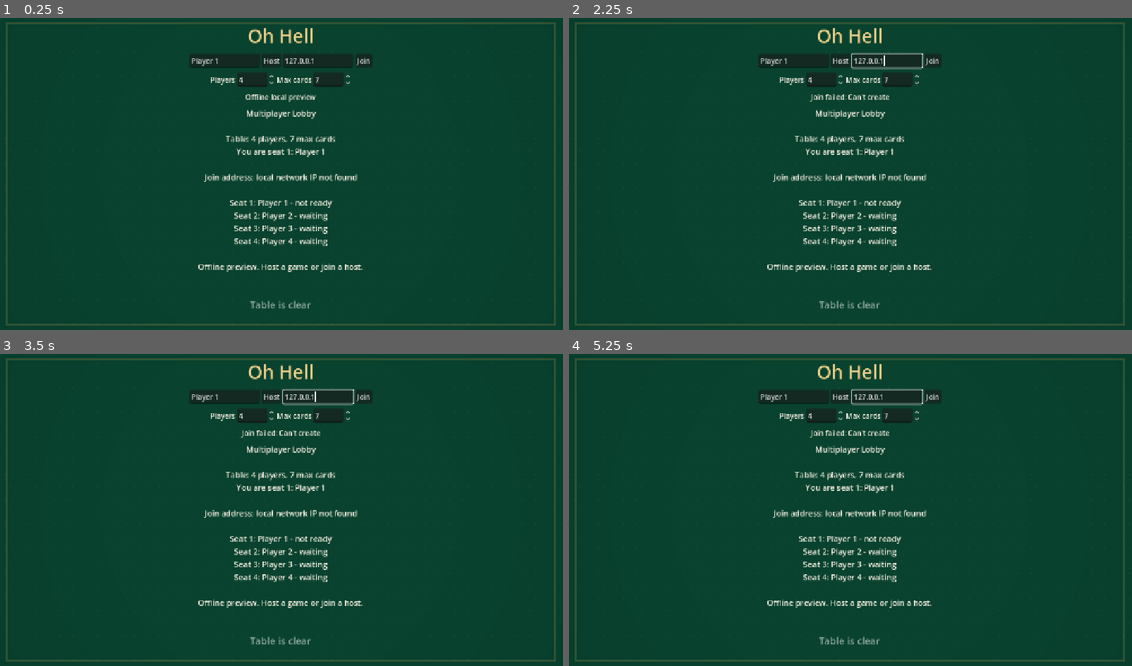
Above: before the commit, frames 1-4 (two rows, left to right).
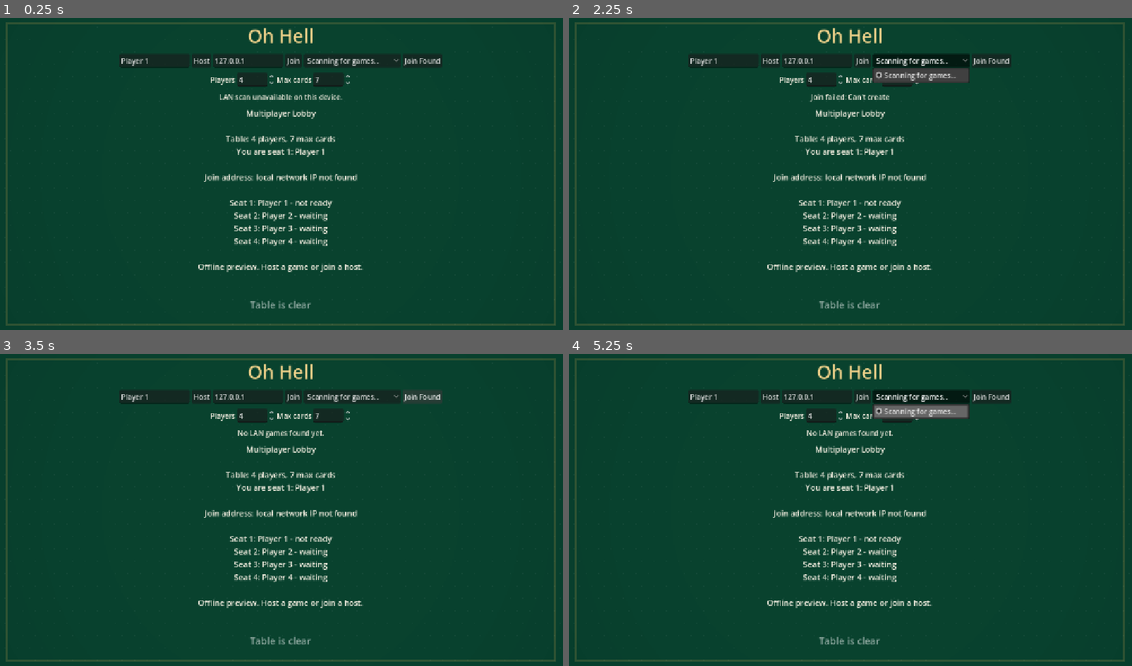
Above: after the commit, the same moments.

Repository: JordanOakFox/oh-hell-godot
Game: Godot game, scene res://scenes/main.tscn
Two runs of this game, one before a commit and one after it. Both use one fixed random seed, a clock stepped at 60 frames per second and the inputs below.
Inputs (mouse positions are in pixels of both pictures, inside the frame that each line leads up to):
- Up to frame 1 (0.25 s): no input
- Up to frame 2 (2.25 s): click "Host" at 0.5 s; click "Join" at 1.25 s; click (923, 61) at 2 s, where only the run after the commit has a clickable "Scanning for games..."
- Up to frame 3 (3.5 s): click (422, 397) at 2.75 s, where only the run after the commit has a clickable "Join Found"
- Up to frame 4 (5.25 s): click (923, 397) at 3.5 s, where only the run after the commit has a clickable "Scanning for games..."; click (923, 397) at 4.25 s, where only the run after the commit has a clickable "Scanning for games..."; tap Enter at 5 s

The runs differ from the first frame. In frame 1, 1.4% of the frame differs, in the area x 21-79%, y 11-27%; in frame 2, 2.2%; in frame 3, 1.7%; in frame 4, 2.4%.

Commit message:
Add LAN lobby discovery

Diff:
--- a/scripts/main.gd
+++ b/scripts/main.gd
@@ -26,11 +26,14 @@
 var name_input: LineEdit
 var player_count_spin: SpinBox
 var max_cards_spin: SpinBox
+var discovered_game_picker: OptionButton
+var discovered_games: Array = []
 
 func _ready() -> void:
 	rng.randomize()
 	_build_ui()
 	Net.connection_changed.connect(_set_status)
+	Net.discovered_games_changed.connect(_on_discovered_games_changed)
 	multiplayer.peer_connected.connect(_on_peer_connected)
 	multiplayer.peer_disconnected.connect(_on_peer_disconnected)
 	multiplayer.connected_to_server.connect(_on_connected_to_server)
@@ -86,6 +89,16 @@
 	join_button.pressed.connect(_on_join_pressed)
 	net_row.add_child(join_button)
 
+	discovered_game_picker = OptionButton.new()
+	discovered_game_picker.custom_minimum_size = Vector2(220, 0)
+	discovered_game_picker.add_item("Scanning for games...")
+	net_row.add_child(discovered_game_picker)
+
+	var join_found_button := Button.new()
+	join_found_button.text = "Join Found"
+	join_found_button.pressed.connect(_on_join_found_pressed)
+	net_row.add_child(join_found_button)
+
 	var settings_row := HBoxContainer.new()
 	settings_row.alignment = BoxContainer.ALIGNMENT_CENTER
 	root.add_child(settings_row)
@@ -157,6 +170,7 @@
 	my_seat = 0
 	seat_peers = _new_seat_peers(lobby_player_count)
 	_create_lobby("Hosting. Waiting for players...")
+	Net.start_advertising(_discovery_info())
 
 func _on_join_pressed() -> void:
 	_read_lobby_inputs()
@@ -167,6 +181,7 @@
 	if err != OK:
 		_set_status("Join failed: %s" % error_string(err))
 	else:
+		Net.stop_discovery()
 		_create_client_waiting_view()
 
 func _apply_command_line_mode() -> void:
@@ -180,6 +195,7 @@
 	my_seat = 0
 	seat_peers = _new_seat_peers(lobby_player_count)
 	_create_lobby("Offline preview. Host a game or join a host.")
+	Net.start_discovery()
 
 func _create_client_waiting_view() -> void:
 	view_state = {
@@ -231,6 +247,8 @@
 		"message": message,
 	}
 	_publish_state()
+	if multiplayer.multiplayer_peer and multiplayer.is_server():
+		Net.update_advertisement(_discovery_info())
 
 func _start_match(names: Array, max_cards: int) -> void:
 	if multiplayer.multiplayer_peer and not multiplayer.is_server():
@@ -363,6 +381,18 @@
 	_render_trick()
 	_render_actions()
 	_render_hand()
+
+func _discovery_info() -> Dictionary:
+	var connected_count := _connected_count()
+	if state.is_empty() or state.get("phase", "") != "lobby":
+		connected_count = 0
+	return {
+		"name": "%s's table" % local_player_name,
+		"players": connected_count,
+		"max_players": lobby_player_count,
+		"max_cards": lobby_max_cards,
+		"phase": state.get("phase", "lobby"),
+	}
 
 func _render_lobby() -> void:
 	var text := "Multiplayer Lobby\n\n"
@@ -527,6 +557,35 @@
 	if not multiplayer.multiplayer_peer:
 		_create_offline_lobby()
 
+func _on_discovered_games_changed(games: Array) -> void:
+	discovered_games = games
+	discovered_game_picker.clear()
+	if discovered_games.is_empty():
+		discovered_game_picker.add_item("No games found")
+		return
+	for i in range(discovered_games.size()):
+		var game: Dictionary = discovered_games[i]
+		var label := "%s  %s  %d/%d" % [
+			game.get("name", "Oh Hell table"),
+			game.get("address", ""),
+			int(game.get("players", 0)),
+			int(game.get("max_players", 0)),
+		]
+		discovered_game_picker.add_item(label)
+		discovered_game_picker.set_item_metadata(i, game)
+
+func _on_join_found_pressed() -> void:
+	if discovered_games.is_empty():
+		_set_status("No LAN games found yet.")
+		return
+	var index := discovered_game_picker.selected
+	if index < 0 or index >= discovered_games.size():
+		_set_status("Choose a discovered game first.")
+		return
+	var game: Dictionary = discovered_games[index]
+	address_input.text = str(game.get("address", ""))
+	_on_join_pressed()
+
 func _on_bid_button_pressed(button: Button) -> void:
 	_submit_bid(int(button.get_meta("bid")))
 
@@ -729,6 +788,7 @@
 		state["message"] = "Everyone must be connected and ready before starting."
 		_publish_state()
 		return
+	Net.stop_discovery()
 	_start_match(state["names"].duplicate(true), state["max_cards"])
 
 func _on_peer_connected(peer_id: int) -> void:
@@ -742,6 +802,7 @@
 	state["ready"] = _lobby_ready_seats()
 	state["message"] = "Seat %d joined." % [seat + 1]
 	_publish_state()
+	Net.update_advertisement(_discovery_info())
 
 func _on_peer_disconnected(peer_id: int) -> void:
 	if not multiplayer.is_server():
@@ -754,6 +815,7 @@
 	state["ready"] = _lobby_ready_seats()
 	state["message"] = "Seat %d disconnected." % [seat + 1]
 	_publish_state()
+	Net.update_advertisement(_discovery_info())
 
 func _first_open_seat() -> int:
 	for seat in range(1, seat_peers.size()):
--- a/scripts/net.gd
+++ b/scripts/net.gd
@@ -1,8 +1,29 @@
 extends Node
 
 signal connection_changed(message: String)
+signal discovered_games_changed(games: Array)
 
 const DEFAULT_PORT := 24567
+const DISCOVERY_PORT := 24568
+const DISCOVERY_MAGIC := "oh-hell-godot-lobby-v1"
+
+var discovery_listener: PacketPeerUDP
+var discovery_sender: PacketPeerUDP
+var discovered_games := {}
+var advertise_info := {}
+var advertise_elapsed := 0.0
+var discovery_enabled := false
+var advertising_enabled := false
+
+func _process(delta: float) -> void:
+	if advertising_enabled:
+		advertise_elapsed += delta
+		if advertise_elapsed >= 1.0:
+			advertise_elapsed = 0.0
+			_send_discovery_advertisement()
+	if discovery_enabled:
+		_poll_discovery()
+		_prune_discovery()
 
 func host(port: int = DEFAULT_PORT, max_clients: int = 9) -> Error:
 	var peer := ENetMultiplayerPeer.new()
@@ -21,6 +42,7 @@
 	return err
 
 func stop() -> void:
+	stop_discovery()
 	if multiplayer.multiplayer_peer:
 		multiplayer.multiplayer_peer.close()
 	multiplayer.multiplayer_peer = null
@@ -41,3 +63,83 @@
 			continue
 		addresses.append("%s:%d" % [text, port])
 	return addresses
+
+func start_advertising(info: Dictionary) -> void:
+	advertise_info = info.duplicate(true)
+	advertising_enabled = true
+	if discovery_sender == null:
+		discovery_sender = PacketPeerUDP.new()
+		discovery_sender.set_broadcast_enabled(true)
+		discovery_sender.set_dest_address("255.255.255.255", DISCOVERY_PORT)
+	advertise_elapsed = 1.0
+
+func update_advertisement(info: Dictionary) -> void:
+	advertise_info = info.duplicate(true)
+
+func start_discovery() -> void:
+	if discovery_listener == null:
+		discovery_listener = PacketPeerUDP.new()
+		var err := discovery_listener.bind(DISCOVERY_PORT, "0.0.0.0")
+		if err != OK:
+			connection_changed.emit("LAN scan unavailable on this device.")
+			discovery_listener = null
+			return
+	discovery_enabled = true
+
+func stop_discovery() -> void:
+	discovery_enabled = false
+	advertising_enabled = false
+	discovered_games.clear()
+	if discovery_listener:
+		discovery_listener.close()
+	discovery_listener = null
+	if discovery_sender:
+		discovery_sender.close()
+	discovery_sender = null
+	discovered_games_changed.emit([])
+
+func discovery_games() -> Array:
+	var games: Array = []
+	for key in discovered_games.keys():
+		games.append(discovered_games[key])
+	return games
+
+func _send_discovery_advertisement() -> void:
+	if discovery_sender == null:
+		return
+	var payload := advertise_info.duplicate(true)
+	payload["magic"] = DISCOVERY_MAGIC
+	payload["port"] = DEFAULT_PORT
+	payload["time"] = Time.get_unix_time_from_system()
+	discovery_sender.put_packet(JSON.stringify(payload).to_utf8_buffer())
+
+func _poll_discovery() -> void:
+	if discovery_listener == null:
+		return
+	var changed := false
+	while discovery_listener.get_available_packet_count() > 0:
+		var packet := discovery_listener.get_packet()
+		var text := packet.get_string_from_utf8()
+		var parsed = JSON.parse_string(text)
+		if typeof(parsed) != TYPE_DICTIONARY:
+			continue
+		if parsed.get("magic", "") != DISCOVERY_MAGIC:
+			continue
+		var address := discovery_listener.get_packet_ip()
+		var key := "%s:%d" % [address, int(parsed.get("port", DEFAULT_PORT))]
+		parsed["address"] = address
+		parsed["last_seen"] = Time.get_unix_time_from_system()
+		discovered_games[key] = parsed
+		changed = true
+	if changed:
+		discovered_games_changed.emit(discovery_games())
+
+func _prune_discovery() -> void:
+	var now := Time.get_unix_time_from_system()
+	var changed := false
+	for key in discovered_games.keys():
+		if now - float(discovered_games[key].get("last_seen", 0.0)) > 4.0:
+			discovered_games.erase(key)
+			changed = true
+	if changed:
+		discovered_games_changed.emit(discovery_games())
